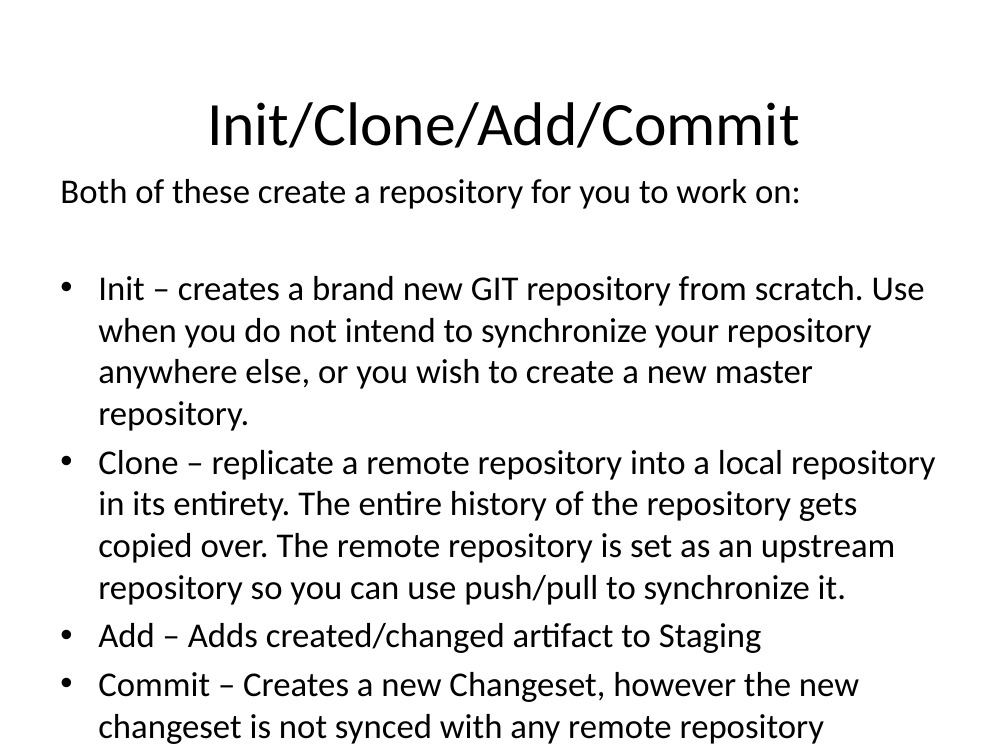
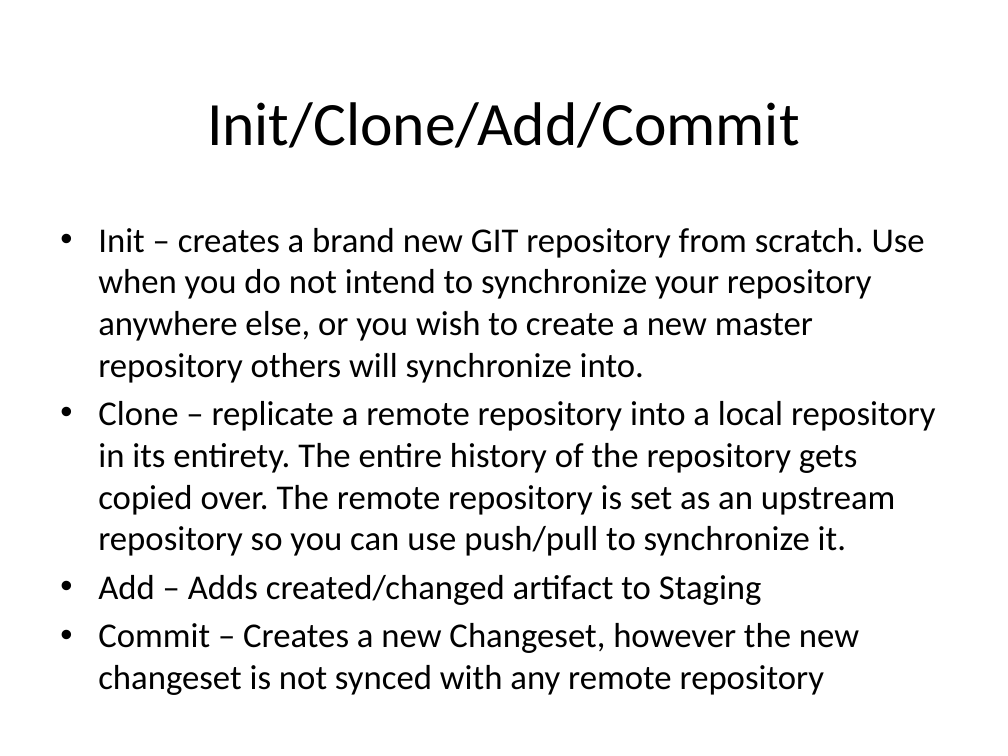
Before and after one commit to kangelov/gitdemo, a slide deck: slide 16 of powerpoint/An Introduction to GIT.pptx. Drawn at 1008x756 pixels with LibreOffice and Linux fonts; fonts in the diff are those of the drawing. Boxes give left, top, right and bottom in pixels: in the first picture for what was removed or moved away, otherwise in the second. Text is boxed around its words. In the diff, an @@ line names an element or a change of style, - is before the commit and + after.

```diff
--- a/powerpoint/An Introduction to GIT.pptx
+++ b/powerpoint/An Introduction to GIT.pptx
@@ text at (x1=98, y1=228, x2=925, y2=383): text changed @@
-Both of these create a repository for you to work on:
-• Init – creates a brand new GIT repository from scratch. Use when you do not intend to synchronize your repository anywhere else, or you wish to create a new master repository.
+• Init – creates a brand new GIT repository from scratch. Use when you do not intend to synchronize your repository anywhere else, or you wish to create a new master repository others will synchronize into.
```
Also in this commit, not shown: 3 other slides changed.
